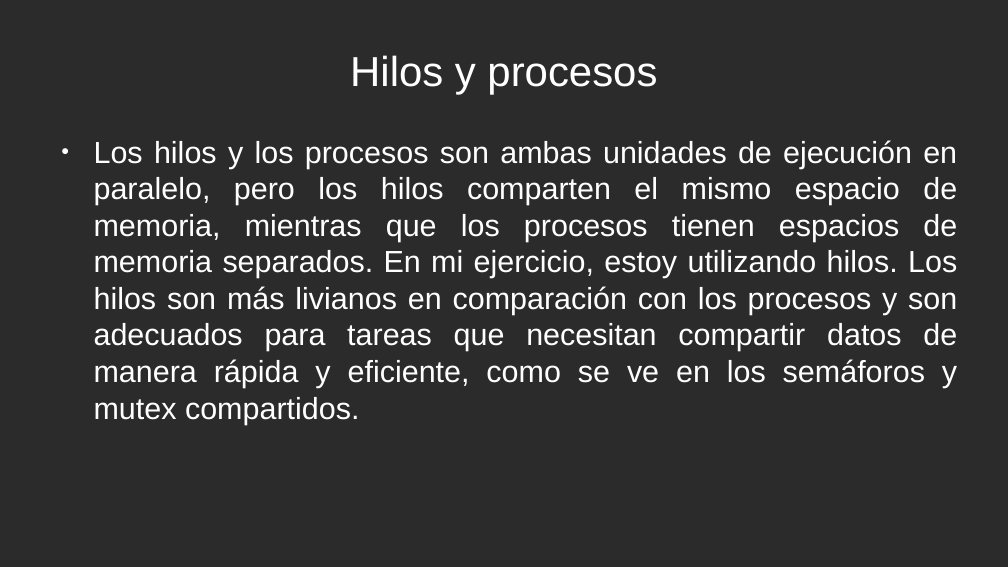
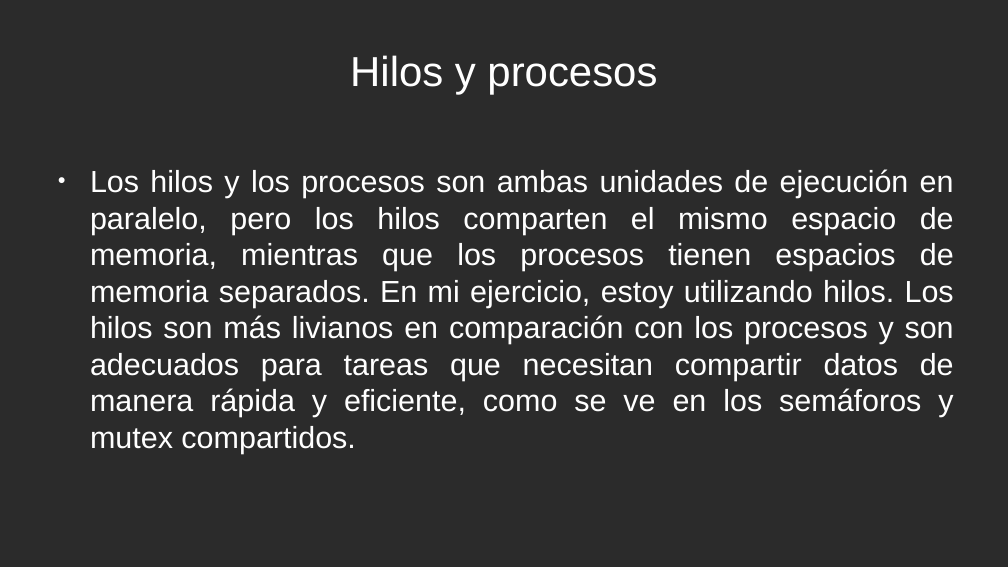
Before and after one commit to DanielMesaGarcia/Costureras, a slide deck: slide 6 of Entrega.odp. Drawn at 1008x567 pixels with LibreOffice and Linux fonts; fonts in the diff are those of the drawing; background and template pictures are left out; a plain dark background stands for a picture behind light text. Boxes give left, top, right and bottom in pixels: in the first picture for what was removed or moved away, otherwise in the second. Text is boxed around its words. In the diff, an @@ line names an element or a change of style, - is before the commit and + after.

```diff
--- a/Entrega.odp
+++ b/Entrega.odp
@@ text "Los hilos y los procesos ...": place and size @@
-text "Los hilos y los procesos ..." at (94,140,957,425)
+text "Los hilos y los procesos ..." at (90,169,954,454)
```
Also in this commit, not shown: 3 slides added, 2 slides removed, 2 other files.
